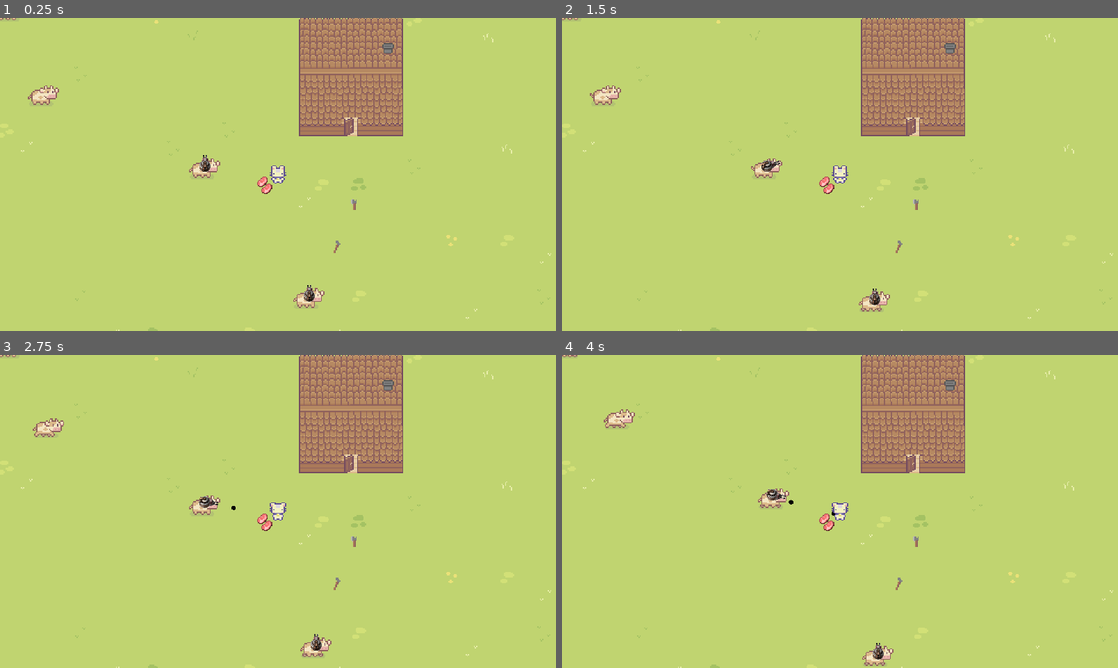
Above: before the commit, frames 1-4 (two rows, left to right).
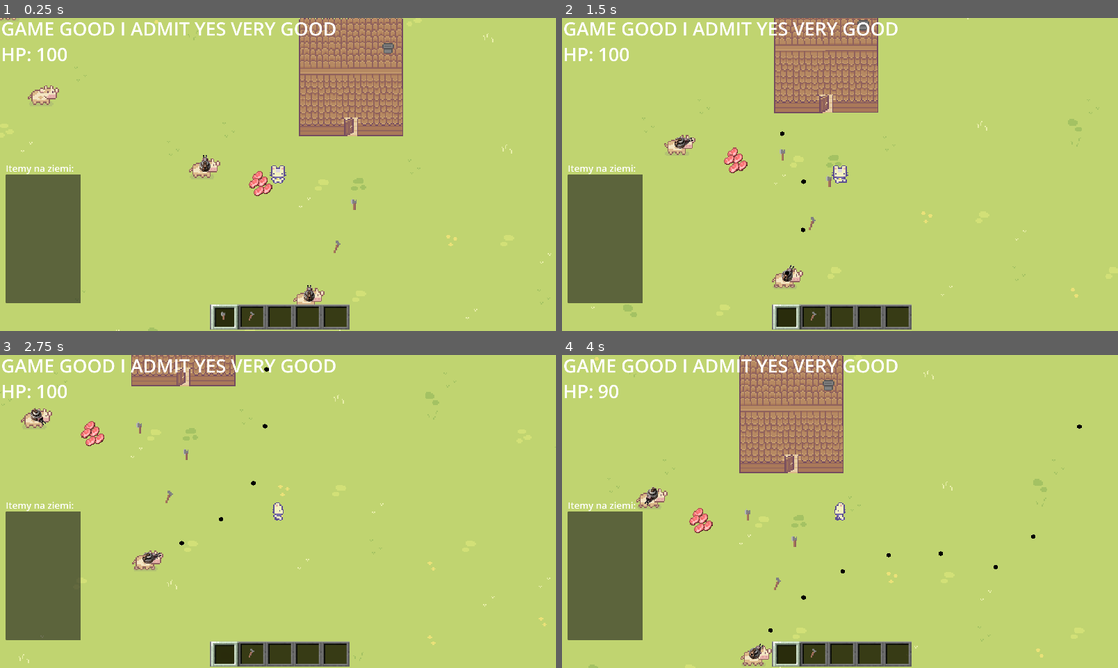
Above: after the commit, the same moments.

Repository: maciulex/First-game-in-godot
Game: Godot game, scene res://gameLevels/mainLevel/game_level.tscn
Same seed, same stepped clock (60 frames per second), same inputs: the game is played once before the commit and once after it.
Inputs:
- Up to frame 1 (0.25 s): no input
- Up to frame 2 (1.5 s): tap Enter at 0.5 s; hold D (right) 0.53-1.28 s; hold E (e) 0.53-1.28 s; tap Q (q) at 0.8, 1.35 s; hold S (down) from 1.28 s (still down)
- Up to frame 3 (2.75 s): tap E (e) at 1.55 s; release S (down) at 2.03 s; hold D (right) from 2.03 s (still down); hold E (e) from 2.03 s (still down); tap Q (q) at 2.3 s
- Up to frame 4 (4 s): release D (right) at 2.78 s; release E (e) at 2.78 s; hold W (up) 2.78-3.53 s; tap Q (q) at 2.85, 3.8 s; tap E (e) at 3.05 s; hold A (left) from 3.53 s (still down); hold Space (space) from 3.53 s (still down)

The runs differ from the first frame. In frame 1, 9.0% of the frame differs, in the area x 0-63%, y 1-100%; in frame 2, 22%; in frame 3, 19%; in frame 4, 25%, in the area x 0-100%, y 0-100%.
Error before the commit: Invalid access to property or key 'updateHp' on a base object of type 'null instance'. (res://character/player.gd:21)

Commit message:
droppping items

Diff:
--- a/building/home_inside.gd
+++ b/building/home_inside.gd
@@ -6,4 +6,5 @@
 	pass;
 
 func exitBuilding(val):
-	get_tree().change_scene_to_file("res://game_level.tscn");
+	print("exiting");
+	get_tree().change_scene_to_file("res://gameLevels/mainLevel/game_level.tscn");
--- a/character/player.gd
+++ b/character/player.gd
@@ -41,6 +41,12 @@
 	];
 
 func dropItem():
+	if (playerData.itemsOnGround.size() == 8 || playerData.toolbarItems[playerData.equipedTool] == null):
+		return;
+	playerData.toolbarItems[playerData.equipedTool].position = (position - Vector2(25,-25));
+	get_tree().get_root().add_child(playerData.toolbarItems[playerData.equipedTool].duplicate());
+	playerData.toolbarItems[(playerData.equipedTool)] = null;
+	itemPicked.emit(playerData.equipedTool);
 	pass;
 
 func fastPickupFirstItem():
@@ -51,19 +57,21 @@
 		Input.get_action_strength("right") - Input.get_action_strength("left"),
 		Input.get_action_strength("down") - Input.get_action_strength("up")
 	)
-	if (playerData.movementBlock):
-		return;
 
 	var useAction = Input.get_action_strength("space");
 	var itemDrop = Input.get_action_strength("q");
-	var fastPickUpItem = Input.get_action_strength("e");
-
+	var action = Input.get_action_strength("e");
+
+	if (itemDrop > 0):
+		dropItem();
 	if (useAction && !playerData.toolCoolDown):
 		useFromToolBar();
-	else:
-		velocity = input_direction * movement_speed;
-		update_animation("movement",input_direction)
-		move_and_slide();
+	if (playerData.movementBlock):
+		return;
+
+	velocity = input_direction * movement_speed;
+	update_animation("movement",input_direction)
+	move_and_slide();
 
 
 func animationForWalkOrIdle(move_input : Vector2):
@@ -135,7 +143,6 @@
 func useFromToolBar():
 	if playerData.toolbarItems[playerData.equipedTool] == null:
 		return;
-	print(playerData.toolbarItems[playerData.equipedTool].get("Item_type"));
 	match playerData.toolbarItems[playerData.equipedTool].get("Item_type"):
 		playerData.globals.itemType.tool:
 			useTool();
@@ -145,7 +152,6 @@
 func useItem():
 	$Timer.start(itemCoolDownTime);
 	playerData.toolCoolDown = true;
-	print("Use Item")
 	match playerData.toolbarItems[playerData.equipedTool].get("Item_id"):
 		playerData.globals.items.Porkchop:
 			pass;
@@ -213,7 +219,6 @@
 func addItemToInventoryStack(invIndex, amount):
 	playerData.toolbarItems[invIndex].Amount += amount;
 	itemPicked.emit(invIndex);
-	print("done");
 	pass;
 
 func addNewItemToInventoryFromGround(itemGroundIndex):
@@ -230,7 +235,6 @@
 
 func pickUpItemToInventory(onGroundIndex):
 	var stackSpace = findNotFullInventoryStack(playerData.itemsOnGround[onGroundIndex]);
-	print(stackSpace);
 	if (stackSpace != -1):
 		addItemToInventoryStack(stackSpace, playerData.itemsOnGround[onGroundIndex].get("Amount"));
 		freeItemOnGround(onGroundIndex);
--- a/character/player.tscn
+++ b/character/player.tscn
@@ -2,7 +2,7 @@
 
 [ext_resource type="Script" path="res://character/player.gd" id="1_mn1hc"]
 [ext_resource type="Texture2D" uid="uid://cn4x7jsytg3s3" path="res://art/Sprout Lands - Sprites - Basic pack/Characters/Basic Charakter Spritesheet.png" id="2_401qo"]
-[ext_resource type="PackedScene" uid="uid://bgjcogstv03p2" path="res://control.tscn" id="3_crd1h"]
+[ext_resource type="PackedScene" uid="uid://3isu57on7sb3" path="res://interface/control.tscn" id="3_crd1h"]
 [ext_resource type="Texture2D" uid="uid://dxin64diqougr" path="res://art/Sprout Lands - Sprites - Basic pack/Characters/Basic Charakter Actions.png" id="4_wqlyb"]
 
 [sub_resource type="RectangleShape2D" id="RectangleShape2D_5ofvq"]
@@ -903,7 +903,6 @@
 
 [node name="Player" type="CharacterBody2D" groups=["CowEnemy"]]
 z_index = 500
-position = Vector2(240, 135)
 collision_layer = 3
 collision_mask = 3
 script = ExtResource("1_mn1hc")
--- a/gameLevels/mainLevel/game_level.tscn
+++ b/gameLevels/mainLevel/game_level.tscn
@@ -785,6 +785,15 @@
 [node name="porkchop2" parent="Items" instance=ExtResource("12_bplcg")]
 position = Vector2(404, 309)
 
+[node name="porkchop3" parent="Items" instance=ExtResource("12_bplcg")]
+position = Vector2(400, 304)
+
+[node name="porkchop4" parent="Items" instance=ExtResource("12_bplcg")]
+position = Vector2(397, 310)
+
+[node name="porkchop5" parent="Items" instance=ExtResource("12_bplcg")]
+position = Vector2(401, 317)
+
 [node name="axe" parent="Items" instance=ExtResource("13_bct88")]
 position = Vector2(484, 329)
 
--- a/interface/ToolBar.gd
+++ b/interface/ToolBar.gd
@@ -29,7 +29,9 @@
 
 func loadSpriteForToolBarIndex(i):
 	var sprite = getSprite(playerData.toolbarItems[i]);
-	if (sprite == null): return;
+	if (sprite == null):
+		toolbarBoxes[i].get_node("spriteContainer").get_children()[0].texture = null;
+		return;
 	toolbarBoxes[i].get_node("spriteContainer").get_children()[0].queue_free();
 	toolbarBoxes[i].get_node("spriteContainer").add_child(sprite);
 
